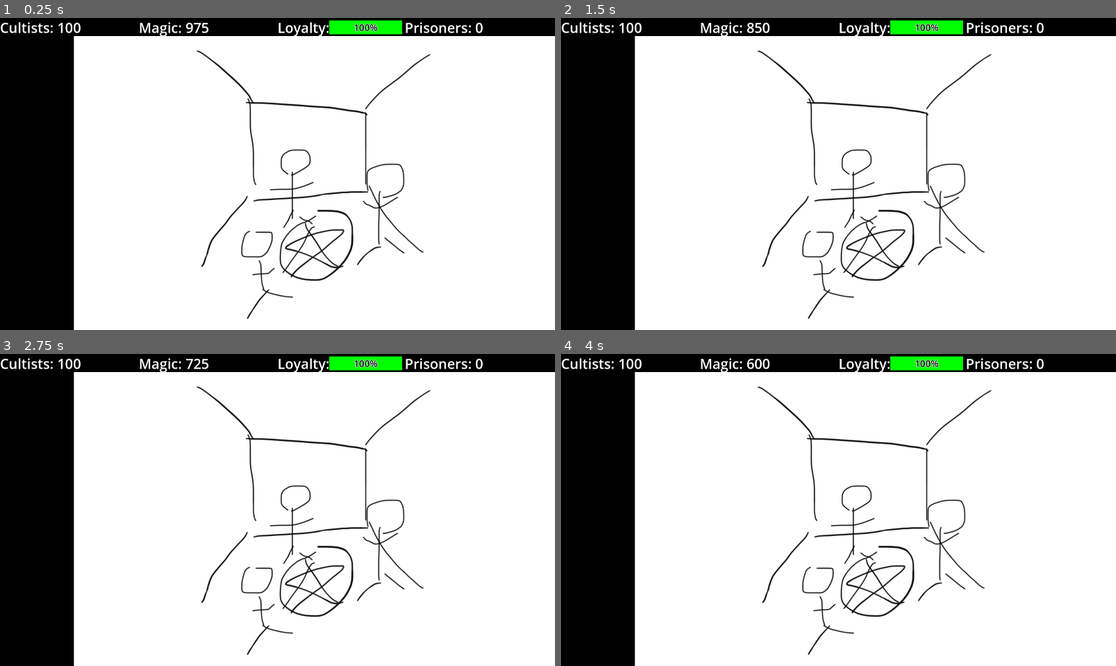
Above: before the commit, frames 1-4 (two rows, left to right).
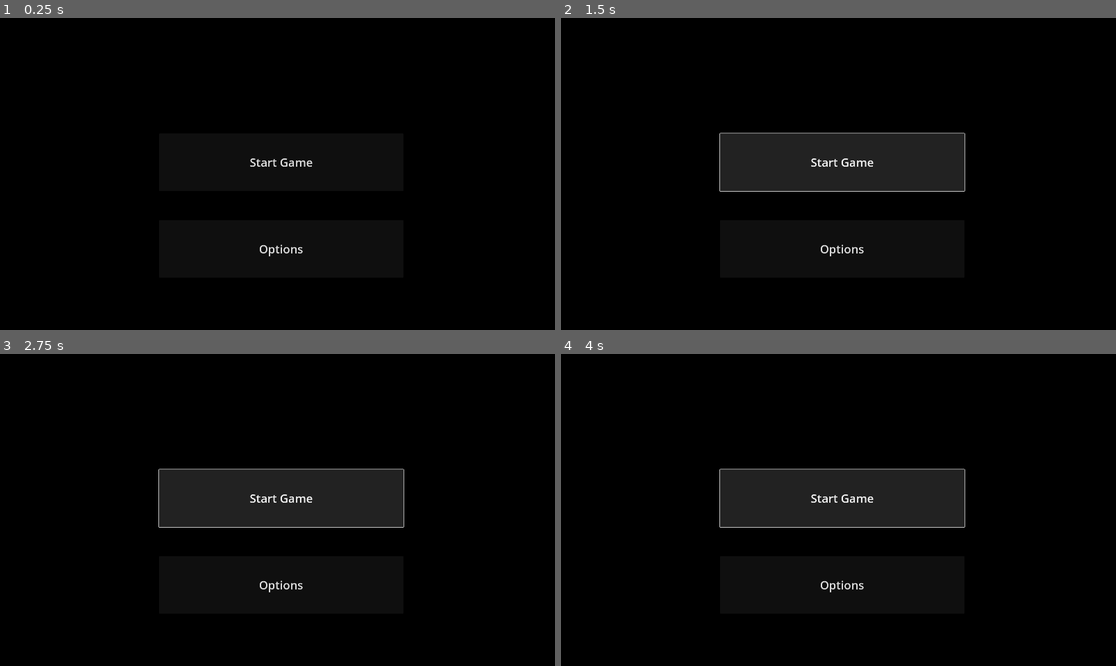
Above: after the commit, the same moments.

Repository: ShroomySquid/Ludum_Dare
Game: Godot game, scene res://title_screen.tscn
Two runs of this game, one before a commit and one after it. Both use one fixed random seed, a clock stepped at 60 frames per second and the inputs below. Before the commit the project starts from res://node_2d.tscn.
Inputs (mouse positions are in pixels of both pictures, inside the frame that each line leads up to):
- Up to frame 1 (0.25 s): no input
- Up to frame 2 (1.5 s): click (844, 248) at 0.5 s, where only the run after the commit has a clickable "Options"; click (844, 161) at 1.25 s, where only the run after the commit has a clickable "Start Game"
- Up to frame 3 (2.75 s): click (283, 497) at 2 s, where only the run after the commit has a clickable "Start Game"
- Up to frame 4 (4 s): click (844, 497) at 2.75 s, where only the run after the commit has a clickable "Start Game"

The runs differ from the first frame. In frame 1, 83% of the frame differs, in the area x 0-100%, y 0-100%; in frame 2, 83%; in frame 3, 83%; in frame 4, 83%.

Commit message:
Started title screen

Diff:
--- a/ui_prototype/node_2d.tscn
+++ b/ui_prototype/node_2d.tscn
@@ -1,6 +1,6 @@
 [gd_scene load_steps=4 format=3 uid="uid://n1e4vd3wmgj4"]
 
-[ext_resource type="Texture2D" uid="uid://b41stcd6g33mi" path="res://background.png" id="1_paqku"]
+[ext_resource type="Texture2D" uid="uid://b41stcd6g33mi" path="res://png/background.png" id="1_paqku"]
 [ext_resource type="PackedScene" uid="uid://dqh3trwm4smod" path="res://ui.tscn" id="2_iytib"]
 [ext_resource type="PackedScene" uid="uid://ci01t38757bvr" path="res://view.tscn" id="3_gmkf1"]
 
--- a/ui_prototype/project.godot
+++ b/ui_prototype/project.godot
@@ -11,7 +11,7 @@
 [application]
 
 config/name="ui_prototype"
-run/main_scene="res://node_2d.tscn"
+run/main_scene="res://title_screen.tscn"
 config/features=PackedStringArray("4.2", "Forward Plus")
 config/icon="res://icon.svg"
 
--- /dev/null
+++ b/ui_prototype/title_screen.tscn
@@ -0,0 +1,27 @@
+[gd_scene load_steps=2 format=3 uid="uid://pwckow83ys5o"]
+
+[ext_resource type="Texture2D" uid="uid://b41stcd6g33mi" path="res://png/background.png" id="1_5h5cx"]
+
+[node name="TitleScreen" type="Node2D"]
+
+[node name="TitleBackground" type="Sprite2D" parent="."]
+position = Vector2(1002, 544)
+scale = Vector2(1.17083, 1.02813)
+texture = ExtResource("1_5h5cx")
+
+[node name="StartButton" type="Button" parent="."]
+offset_left = 550.0
+offset_top = 400.0
+offset_right = 1396.0
+offset_bottom = 599.0
+theme_override_font_sizes/font_size = 40
+text = "Start Game"
+
+[node name="OptionButton" type="Button" parent="."]
+offset_left = 550.0
+offset_top = 700.0
+offset_right = 1396.0
+offset_bottom = 899.0
+theme_override_font_sizes/font_size = 40
+text = "Options
+"
--- a/ui_prototype/view.tscn
+++ b/ui_prototype/view.tscn
@@ -1,6 +1,6 @@
 [gd_scene load_steps=2 format=3 uid="uid://ci01t38757bvr"]
 
-[ext_resource type="Texture2D" uid="uid://db7ba6ox51omc" path="res://background2.png" id="1_1a4cn"]
+[ext_resource type="Texture2D" uid="uid://db7ba6ox51omc" path="res://png/background2.png" id="1_1a4cn"]
 
 [node name="View" type="Node2D"]
 position = Vector2(256, 64)
Renamed: ui_prototype/background.png -> ui_prototype/png/background.png
Not shown, changed: ui_prototype/png/background.png.import
Renamed: ui_prototype/background2.png -> ui_prototype/png/background2.png
Not shown, changed: ui_prototype/png/background2.png.import
